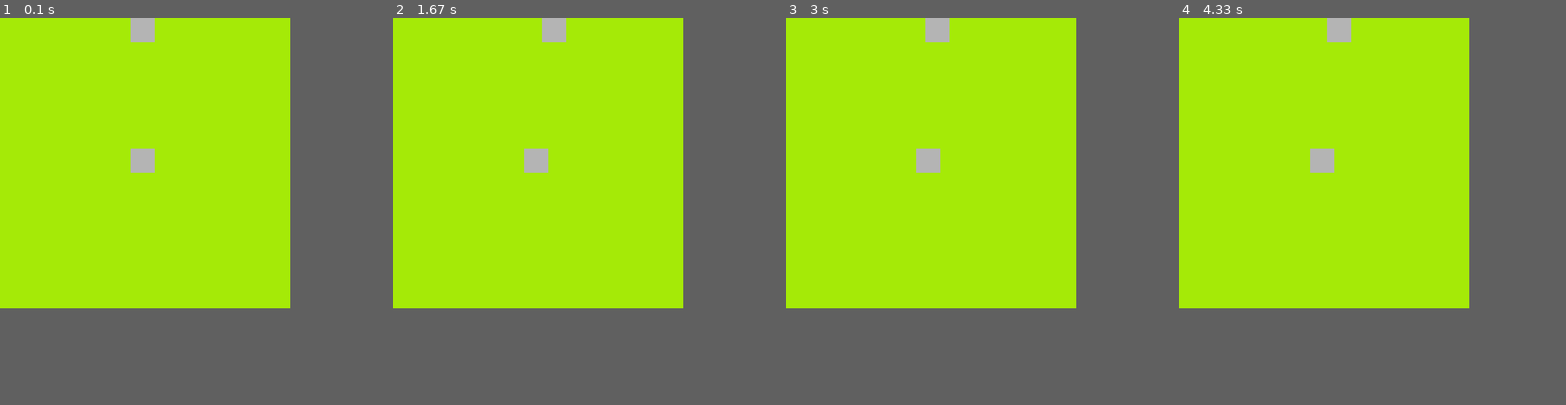
Above: before the commit, frames 1-4 (left to right).
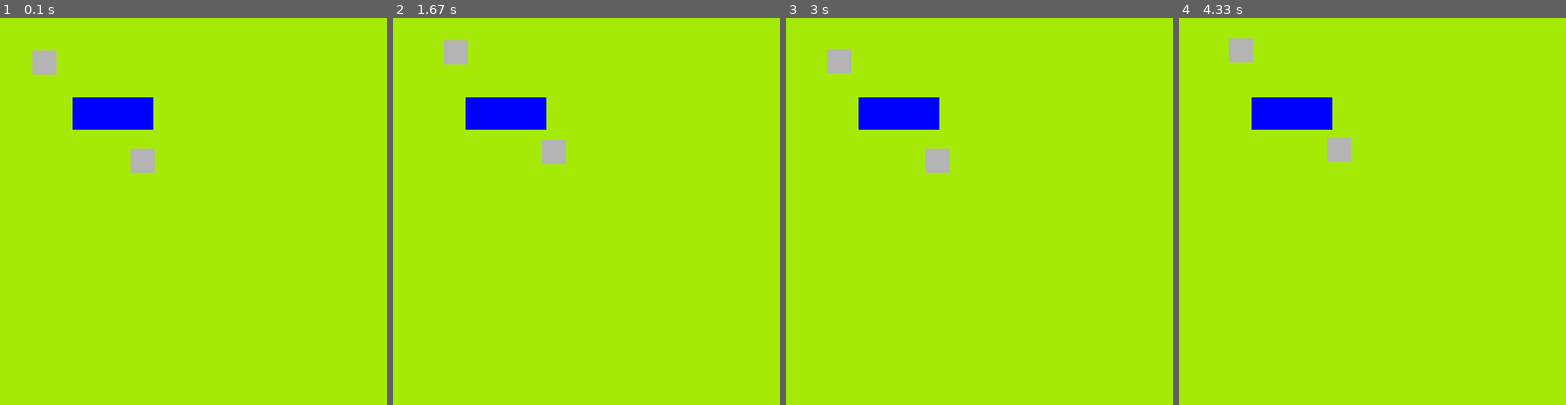
Above: after the commit, the same moments.

Repository: codeabode101/two-player-pygame-seyonbs
Game: pygame game, started from move_game.py
Same seed, same stepped clock (60 frames per second), same inputs: the game is played once before the commit and once after it.
Inputs:
- Up to frame 1 (0.1 s): no input
- Up to frame 2 (1.67 s): tap W at 0.33 s; hold Right 0.67-1.13 s; hold D 0.67-1.13 s; hold Up 1.17-1.47 s; hold W 1.17-1.47 s; hold Right from 1.5 s (still down); hold D from 1.5 s (still down)
- Up to frame 3 (3 s): release Right at 1.97 s; release D at 1.97 s; hold Left 2-2.53 s; hold A 2-2.53 s; hold Down 2.57-2.87 s; hold S 2.57-2.87 s; hold Left from 2.9 s (still down); hold A from 2.9 s (still down)
- Up to frame 4 (4.33 s): release Left at 3.3 s; release A at 3.3 s; hold Up 3.33-3.7 s; hold W 3.33-3.7 s; hold Right from 3.73 s (still down); hold D from 3.73 s (still down)
The window is 600x600 before the commit and 800x800 after it. Grey fills any space a smaller window leaves; there, only what the larger window draws over its background counts as a difference.

The runs differ from the first frame. In frame 1, 2.5% of the frame differs, in the area x 8-40%, y 0-29%; in frame 2, 3.2%, in the area x 13-45%, y 0-40%; in frame 3, 2.8%; in frame 4, 3.2%.

Commit message:
Add files via upload

Diff:
--- a/move_game.py
+++ b/move_game.py
@@ -1,18 +1,34 @@
 import pygame
 pygame.init()
-screen = pygame.display.set_mode((600, 600))
-speed = 0.1
-character_rect = pygame.Rect((250, 150, 50, 50))
-character_rect.x = 270
-character_rect.y = 270
+screen = pygame.display.set_mode((800, 800))
+RED =  (255,0,0)
+speed = 1
+speed_2 = 1
+character_rect = pygame.Rect((270, 270, 50, 50))
+character_rect_2 = pygame.Rect((150, 150, 50, 50))
+character_rect_2.x = 67
+character_rect_2.y = 67
+safe_zone_rect = pygame.Rect(150, 164, 167, 67)
 running = True
+
+
+
+#main game loop setup
+
+
+
 while running:
       for event in pygame.event.get():
-            if event.type == pygame.QUIT:
+             if event.type == pygame.QUIT:
                   running = False
       keys = pygame.key.get_pressed()
       if keys[pygame.K_q]:
             running = False
+
+
+#key check setup 1
+
+
       if keys[pygame.K_UP]:
             character_rect.y -= speed
       if keys[pygame.K_DOWN]:
@@ -22,33 +38,67 @@
       if keys[pygame.K_RIGHT]:
             character_rect.x += speed
 
-      RED =  (255,0,0)
-      screen.fill((165,234,7))
-      pygame.draw.rect(screen, (180, 180, 180), character_rect, 0)
-      speed = 1
-      character_rect_2 = pygame.Rect((250, 150, 50, 50))
-      character_rect_2.x = 270
-      character_rect_2.y = 270
-      running = True
-      for event in pygame.event.get():
-            if event.type == pygame.QUIT:
-                  running = False
+#key check setup 2
+
       if keys[pygame.K_w]:
-            character_rect_2.y -= speed
+            character_rect_2.y -= speed_2
       if keys[pygame.K_s]:
-            character_rect_2.y += speed
+            character_rect_2.y += speed_2
       if keys[pygame.K_a]:
-            character_rect_2.x -= speed
+            character_rect_2.x -= speed_2
       if keys[pygame.K_d]:
-            character_rect_2.x += speed
+            character_rect_2.x += speed_2
+
+#border_1,left and right stops
+
+
       if character_rect.x < 0:
             character_rect.x = 0
       if character_rect.x > screen.get_width() - character_rect.width:
             character_rect.x = screen.get_width() - character_rect.width
-      if character_rect.y > 0:
-            character_rect.y = 0
+
+#border_1,up and down stops
+
+
       if character_rect.y < 0:
             character_rect.y = 0
+      if character_rect.y > screen.get_height() - character_rect.height:
+            character_rect.y = screen.get_height() -  character_rect.height
+
+#border_2,left and right stops
+
+      if character_rect_2.x < 0:
+            character_rect_2.x = 0
+      if character_rect_2.x > screen.get_width() - character_rect_2.width:
+            character_rect_2.x = screen.get_width() - character_rect_2.width
+
+#border_2,up and down stops
+
+      if character_rect_2.y < 0:
+            character_rect_2.y = 0
+      if character_rect_2.y > screen.get_height() - character_rect_2.height:
+            character_rect_2.y = screen.get_height() -  character_rect_2.height
+
+
+      if character_rect.x == safe_zone_rect  and  character_rect.y == safe_zone_rect:
+            pygame.draw.rect(screen,(255,0,0),safe_zone_rect)
+
+
+
+
+      if character_rect.x == safe_zone_rect  and  character_rect.y == safe_zone_rect:
+            pygame.draw.rect(screen,(255,54,45),safe_zone_rect)
+
+
+
+      screen.fill((165,234,7))
+      pygame.draw.rect(screen, (0,0,255),safe_zone_rect)
       pygame.draw.rect(screen, (180,180,180),character_rect_2)
+      pygame.draw.rect(screen, (180, 180, 180), character_rect)
       pygame.display.flip()
+
+
+#game end command
+
+
 pygame.quit()
